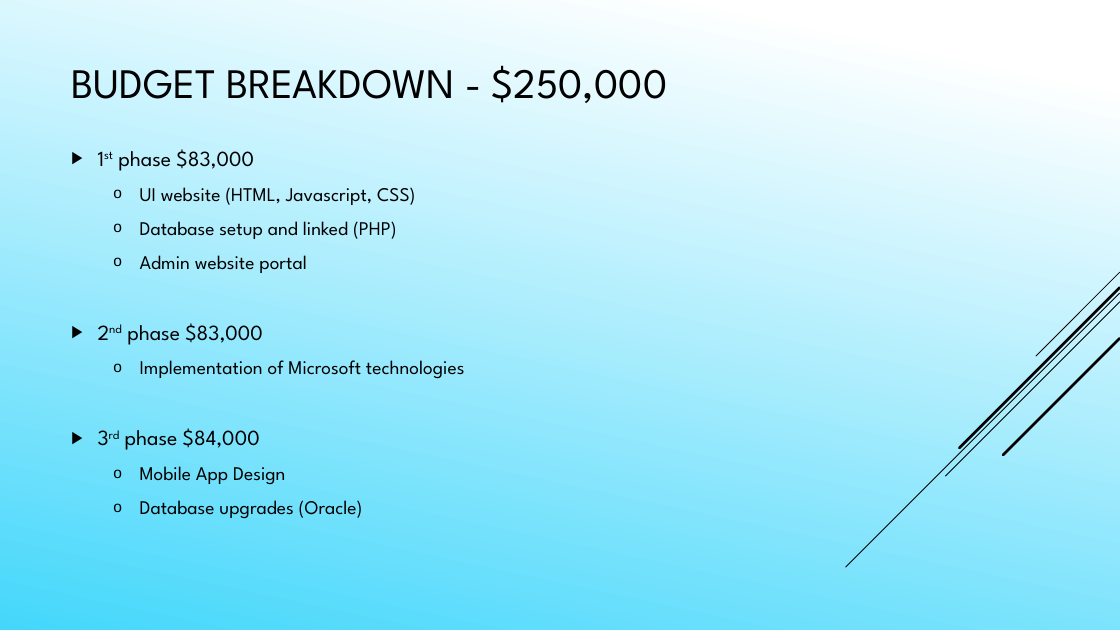
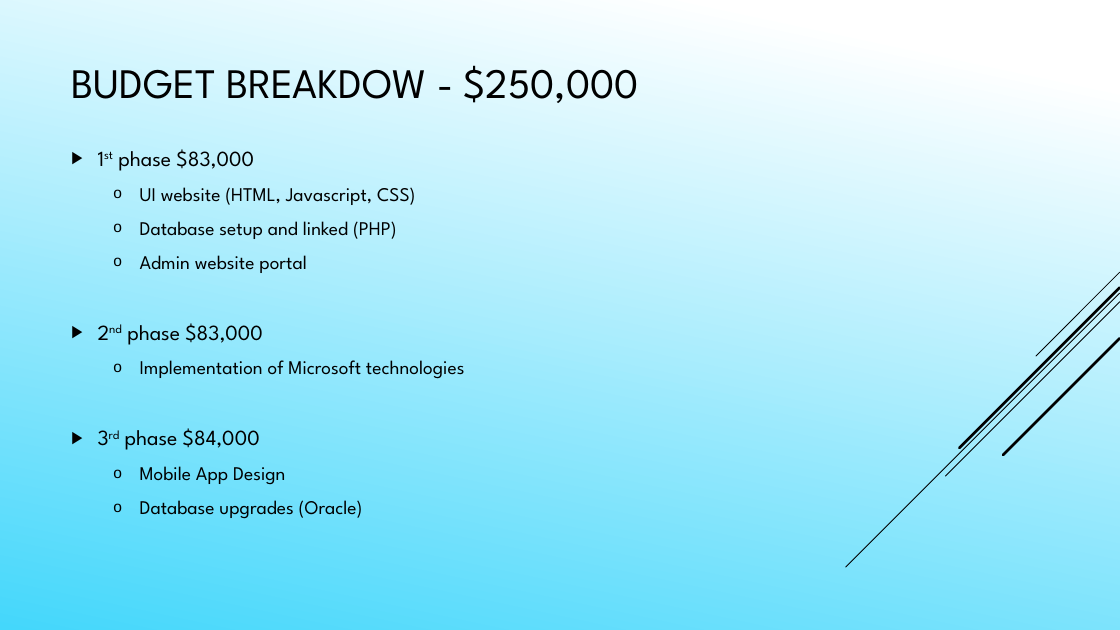
Before and after one commit to Daefikio/OOD2018Team2pro, a slide deck: slide 11 of Presentation Powerpoint.pptx. Drawn at 1120x630 pixels with LibreOffice and Linux fonts; fonts in the diff are those of the drawing. Boxes give left, top, right and bottom in pixels: in the first picture for what was removed or moved away, otherwise in the second. Text is boxed around its words. In the diff, an @@ line names an element or a change of style, - is before the commit and + after.

```diff
--- a/Presentation Powerpoint.pptx
+++ b/Presentation Powerpoint.pptx
@@ title at (71,65,640,103): text changed @@
-BUDGET BREAKDOWN - $250,000
+BUDGET BREAKDOW - $250,000
```
Also in this commit, not shown: 9 other slides changed, 3 slides added, 2 slides removed, 1 other file.
